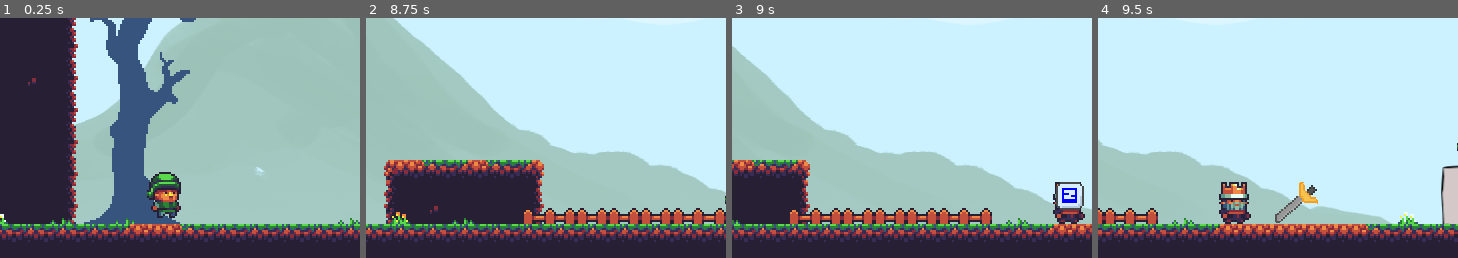
Above: before the commit, frames 1-4 (left to right).
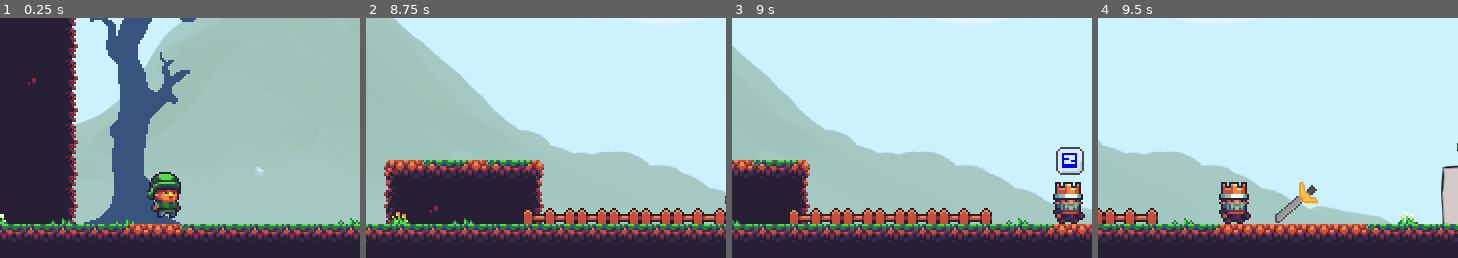
Above: after the commit, the same moments.

Repository: panicstevenson/buy-a-sword
Game: Godot game, scene res://Level.tscn
Same seed, same stepped clock (60 frames per second), same inputs: the game is played once before the commit and once after it.
Inputs:
- Up to frame 1 (0.25 s): no input
- Up to frame 2 (8.75 s): hold Right (ui_right) 0.53-2.03 s; tap Z (key_action) at 0.6, 1.25, 1.35, 2, 2.1, 2.75, 2.85, 3.6, 4.25, 4.35, 5, 5.1, 5.75, 5.85, 6.6, 7.35, 8.1 s; tap Space (ui_select) at 0.77, 1.52, 3.02, 3.77, 4.52, 6.02, 6.77, 7.52 s; hold Left (ui_left) 2.03-2.78 s; hold Right (ui_right) 2.78-4.28 s; hold Left (ui_left) 4.28-5.03 s; hold Right (ui_right) 5.03-5.78 s; hold Left (ui_left) 5.78-7.28 s; hold Right (ui_right) from 7.28 s (still down)
- Up to frame 3 (9 s): keep holding Right (ui_right); tap Z (key_action) at 8.85 s
- Up to frame 4 (9.5 s): keep holding Right (ui_right); tap Space (ui_select) at 9.02 s
The pictures show only the part of the screen within x 8-58%, y 43-93%; the shares and areas given below are measured in that part.

Frames 1-2 are identical in both runs. In frame 3, 1.2% of the frame differs, in the area x 90-98%, y 53-80%; in frame 4, nothing differs.

Commit message:
Update NPC Bubble Position

Diff:
--- a/Level.tscn
+++ b/Level.tscn
@@ -38,7 +38,6 @@
 
 [node name="most_important_npc" parent="." instance=ExtResource( 8 )]
 position = Vector2( 1059.98, 324.002 )
-bubble_position = Vector2( 0, 0 )
 
 [node name="Door" parent="." instance=ExtResource( 9 )]
 position = Vector2( 1281.28, 325.269 )
